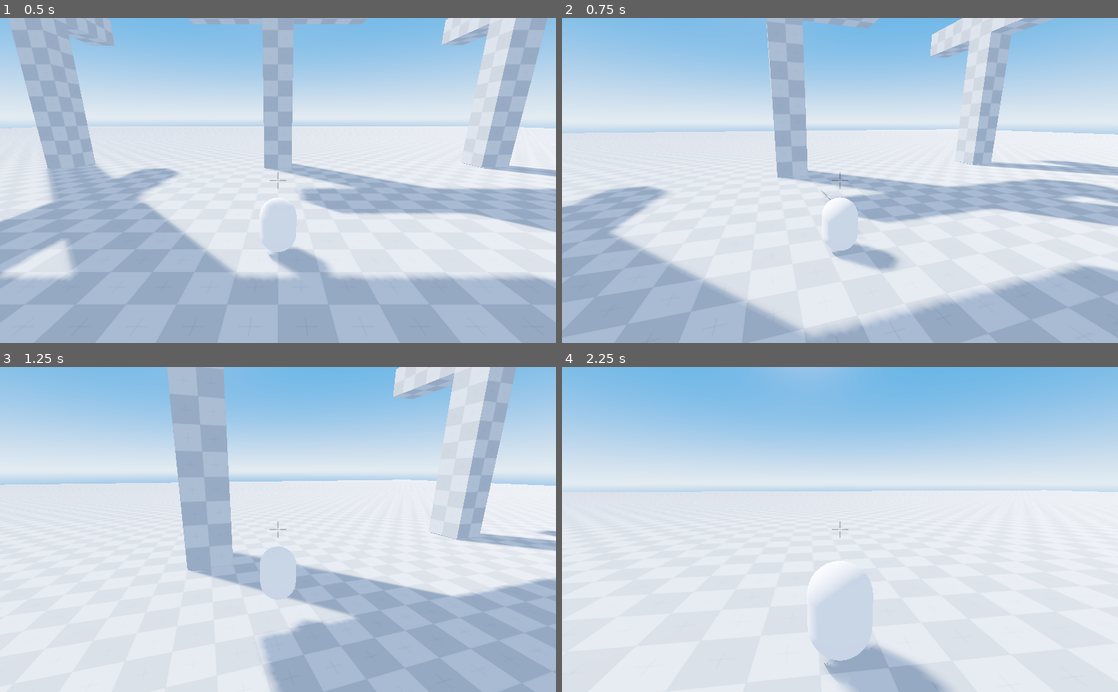
Above: before the commit, frames 1-4 (two rows, left to right).
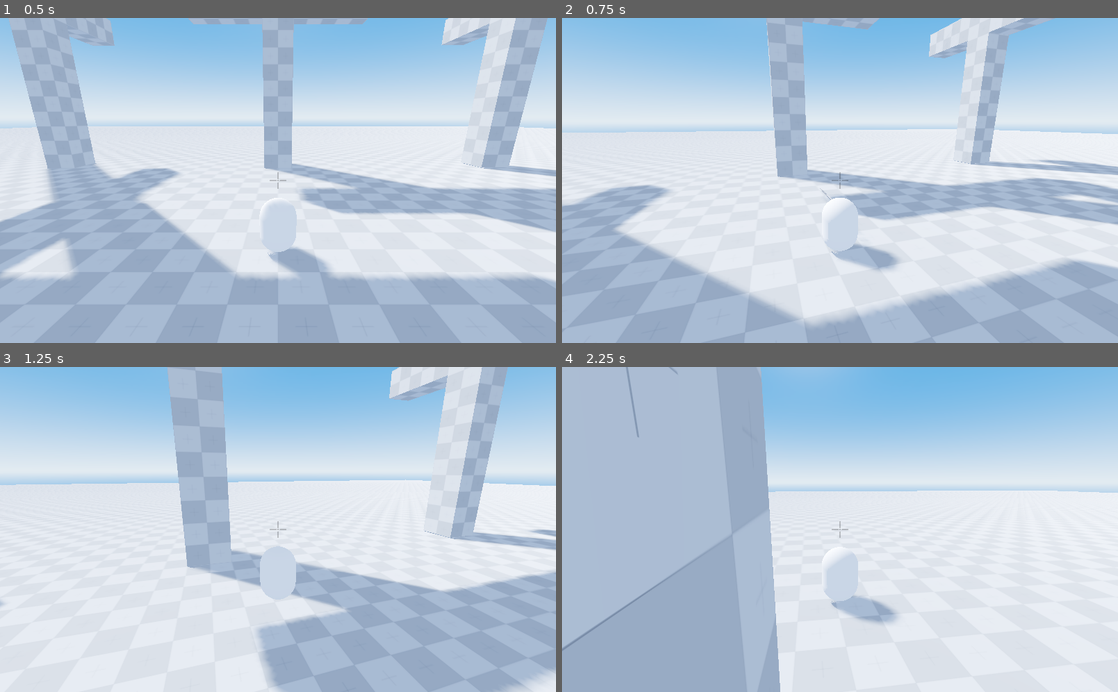
Above: after the commit, the same moments.

Repository: nickyvanurk/game-prototypes
Game: Godot game, scene res://world/world.tscn
Two runs of this game, one before a commit and one after it. Both use one fixed random seed, a clock stepped at 60 frames per second and the inputs below.
Inputs (mouse positions are in pixels of both pictures, inside the frame that each line leads up to):
- Up to frame 1 (0.5 s): no input
- Up to frame 2 (0.75 s): tap Enter at 0.5 s; move the mouse to (867, 180) at 0.52 s; hold W (move_forward) from 0.53 s (still down); hold Right mouse button (grapple) from 0.53 s (still down)
- Up to frame 3 (1.25 s): keep holding W (move_forward); keep holding Right mouse button (grapple); tap Space (jump) at 0.77 s
- Up to frame 4 (2.25 s): keep holding W (move_forward); move the mouse to (812, 529) at 1.27 s; release Right mouse button (grapple) at 1.28 s; right-click (812, 529) at 1.35 s; tap Space (jump) at 1.52 s; move the mouse to (851, 523) at 2.02 s; hold F (reel_out) from 2.03 s (still down)

Frame 1 is identical in both runs. In frame 2, 4.6% of the frame differs, in the area x 0-100%, y 0-99%; in frame 3, 4.2%; in frame 4, 38%, in the area x 0-100%, y 0-100%.

Commit message:
Remove rope elasticity

Diff:
--- a/grappling-hook/grappling-hook/grappling_hook.gd
+++ b/grappling-hook/grappling-hook/grappling_hook.gd
@@ -33,18 +33,17 @@
 	rope.visible = false
 
 	if is_attached():
-		var parent_hook_delta = (grapple_position - parent.translation)
-		var length = parent_hook_delta.length()
-
-		# Dampening
-		parent.velocity *= 0.999 if length > rest_length else 0.9
-
-		# Hooke's law
-		var acceleration = min(abs(rope_stiffness * (length - rest_length)), max_grapple_speed)
-		parent.velocity += parent_hook_delta.normalized() * (acceleration * delta)
+		var direction = (grapple_position - parent.translation).normalized()
+		var length = (grapple_position - parent.translation).length()
 
 		if length > rope_length:
-			parent.translation = grapple_position - (parent_hook_delta.normalized() * rope_length)
+			parent.translation = grapple_position - (direction * rope_length)
+
+		var speed_towards_grapple_position = round(parent.velocity.dot(direction) * 100) / 100
+		if speed_towards_grapple_position:
+			if length > rope_length:
+				parent.velocity -= speed_towards_grapple_position * direction
+				parent.translation = grapple_position - direction * length
 
 		rope.scale = Vector3(0.02, 0.02, length / 2)
 		rope.look_at_from_position((grapple_position + global_transform.origin) / 2, grapple_position, Vector3.UP)
--- a/grappling-hook/player/player.gd
+++ b/grappling-hook/player/player.gd
@@ -2,7 +2,7 @@
 
 var speed = 10
 var acceleration = 9
-var air_acceleration = 2
+var air_acceleration = 6
 var jump_impulse = 6.2
 
 var direction = Vector3.ZERO
@@ -30,8 +30,12 @@
 func _physics_process(delta):
 	direction = get_input_direction()
 	var accel = acceleration if is_on_floor() else air_acceleration
-	velocity.x += (direction.x * speed - velocity.x) * (accel * delta)
-	velocity.z += (direction.z * speed - velocity.z) * (accel * delta)
+	if is_on_floor():
+		velocity.x += (direction.x * speed - velocity.x) * (accel * delta)
+		velocity.z += (direction.z * speed - velocity.z) * (accel * delta)
+	else:
+		velocity.x += direction.x * accel * delta
+		velocity.z += direction.z * accel * delta
 
 	if Input.is_action_just_pressed("jump") and (is_on_floor() or grappling_hook.is_attached()):
 		velocity.y += jump_impulse
